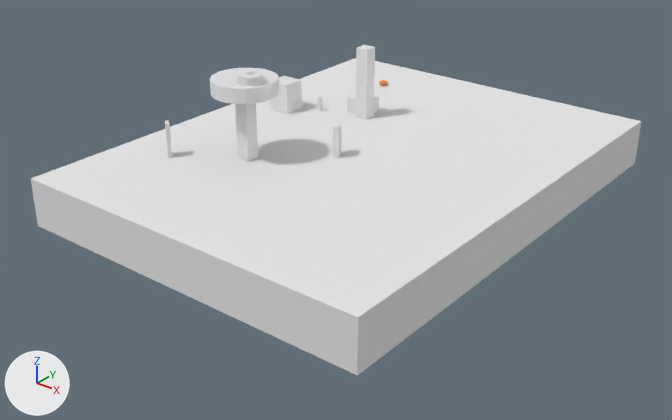
A saved change to the Blender file Animacion/Modulo 04 . Pelota con cola/pelota_Cola.blend.
Both versions are drawn from a 50 mm lens placed at (98.7, -179.0, 90.8), pointed at (-35.9, -10.8, -13.4). Arrows for +X, +Y and +Z are at lower left; the lights stay in place.
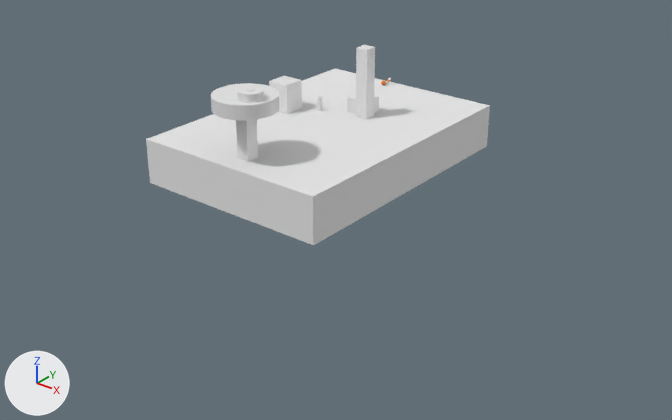
Patch to the scene script:
```diff
--- a/Animacion/Modulo 04 . Pelota con cola/pelota_Cola.blend.py
+++ b/Animacion/Modulo 04 . Pelota con cola/pelota_Cola.blend.py
@@ ob_suelo @@
 ob_suelo = bpy.data.objects.new('suelo', me_plane)
-ob_suelo.location = (-37.1, 0.0, 0.0)
-ob_suelo.scale = (49.5, 64.8, 14.9)
+ob_suelo.location = (-55.9, 9.8, 0.0)
+ob_suelo.scale = (28.8, 40.0, 14.9)
@@ ob_cube_002 @@
-ob_cube_002 = bpy.data.objects.new('Cube.002', me_cube_005)
-ob_cube_002.location = (-38.2, -7.5, 4.0)
-ob_cube_002.rotation_euler = (0.0, 0.0, 0.521)  # degrees (0, 0, 30)
-ob_cube_002.scale = (0.814, 1.81, 4.32)
@@ ob_cube_003 @@
-ob_cube_003 = bpy.data.objects.new('Cube.003', me_cube_006)
-ob_cube_003.location = (-71.1, -34.2, 4.5)
-ob_cube_003.rotation_euler = (0.0, 0.0, -0.643)  # degrees (0, 0, -37)
-ob_cube_003.scale = (1.48, 0.465, 4.51)
@@ ob_cylinder @@
 ob_cylinder = bpy.data.objects.new('Cylinder', me_cylinder_004)
-ob_cylinder.location = (-51.2, -24.4, 21.3)
+ob_cylinder.location = (-51.2, -24.4, 17.2)
 ob_cylinder.scale = (3.18, 3.18, 1.9)
@@ ob_cylinder_002 @@
 ob_cylinder_002 = bpy.data.objects.new('Cylinder.002', me_cylinder_006)
-ob_cylinder_002.location = (-54.8, -22.8, 19.1)
+ob_cylinder_002.location = (-54.8, -22.8, 15.0)
 ob_cylinder_002.scale = (8.37, 8.37, 1.9)
```

Pixel boxes [x1, y1, x2, y2] of what changed, in the pictures (672 x 420 px):
'suelo', moved, rescaled (44% narrower, 44% shorter)
    before: [31, 58, 641, 375]
    after: [146, 69, 490, 245]
'Cylinder.002', moved
    before: [210, 68, 279, 104]
    after: [211, 83, 280, 121]
'Cylinder', moved
    before: [237, 70, 264, 87]
    after: [237, 86, 264, 103]
'Cube.002', deleted
    before: [333, 122, 341, 158]
'Cube.003', deleted
    before: [165, 120, 172, 158]
